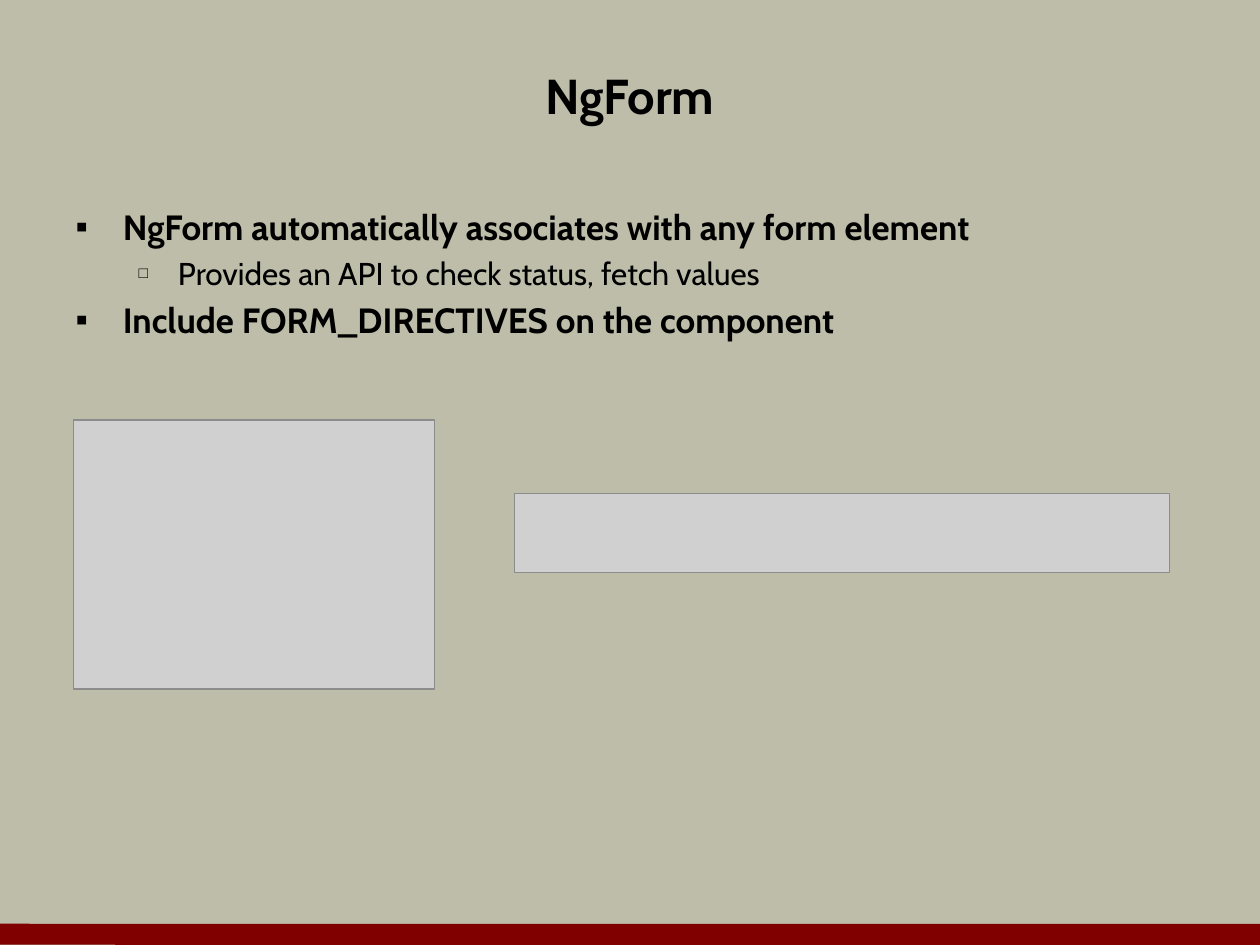
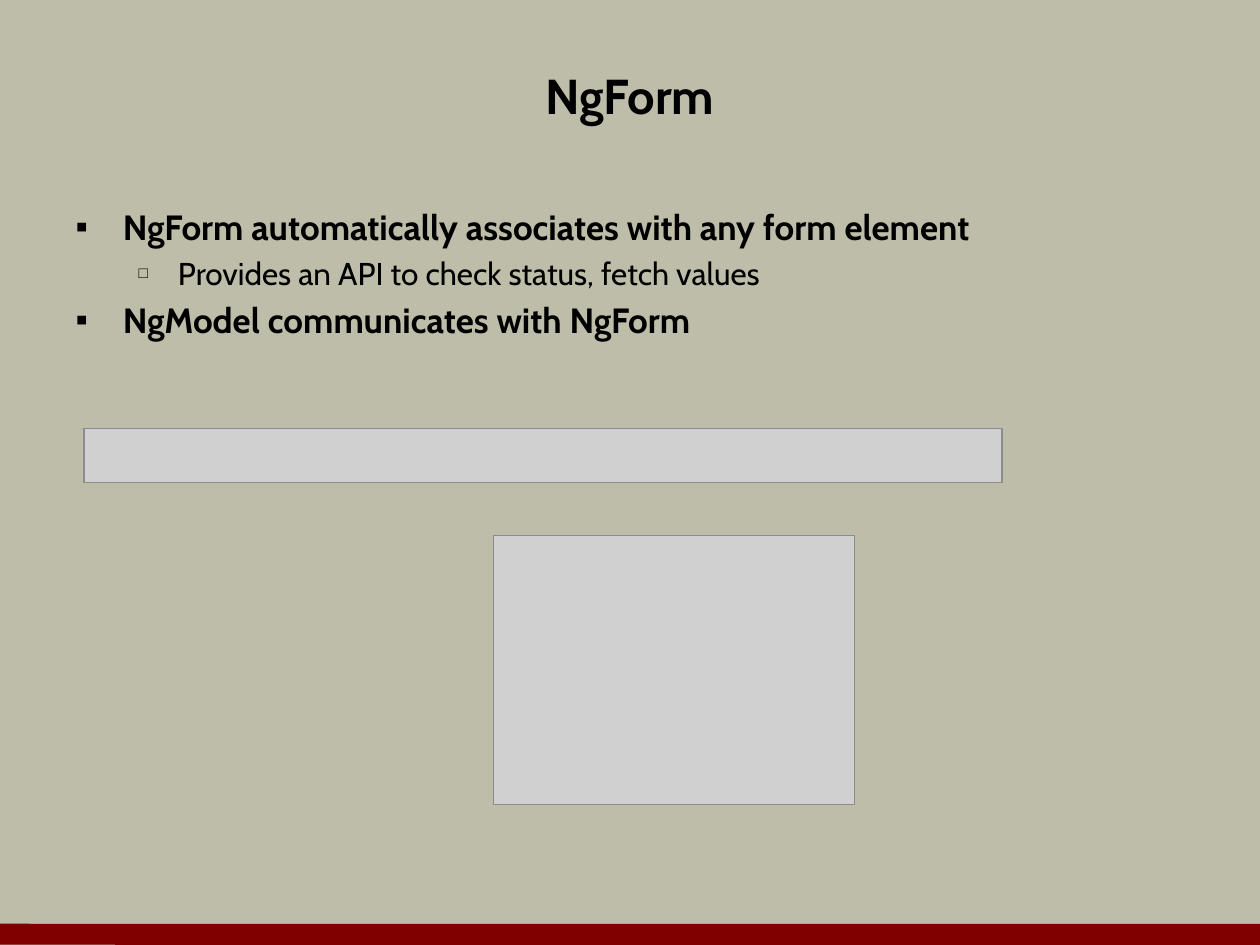
Before and after one commit to OdeToCode/classes, a slide deck: slide 6 of angular2/slides/06_forms.pptx (slide 4 before the commit). Drawn at 1260x945 pixels with LibreOffice and Linux fonts; fonts in the diff are those of the drawing; grey boxes stand for pictures; background and template pictures are left out. Boxes give left, top, right and bottom in pixels: in the first picture for what was removed or moved away, otherwise in the second. Text is boxed around its words. In the diff, an @@ line names an element or a change of style, - is before the commit and + after.

```diff
--- a/angular2/slides/06_forms.pptx
+++ b/angular2/slides/06_forms.pptx
@@ text at [123, 306, 691, 342]: text changed @@
-▪ Include FORM_DIRECTIVES on the component
+▪ NgModel communicates with NgForm
@@ picture added at [84, 428, 1003, 483] @@
@@ picture removed at [514, 494, 1169, 572] @@
@@ picture: place and size @@
-picture at [73, 420, 433, 689]
+picture at [494, 536, 854, 805]
```
Also in this commit, not shown: 2 other slides changed, 7 slides added, 9 slides removed.
